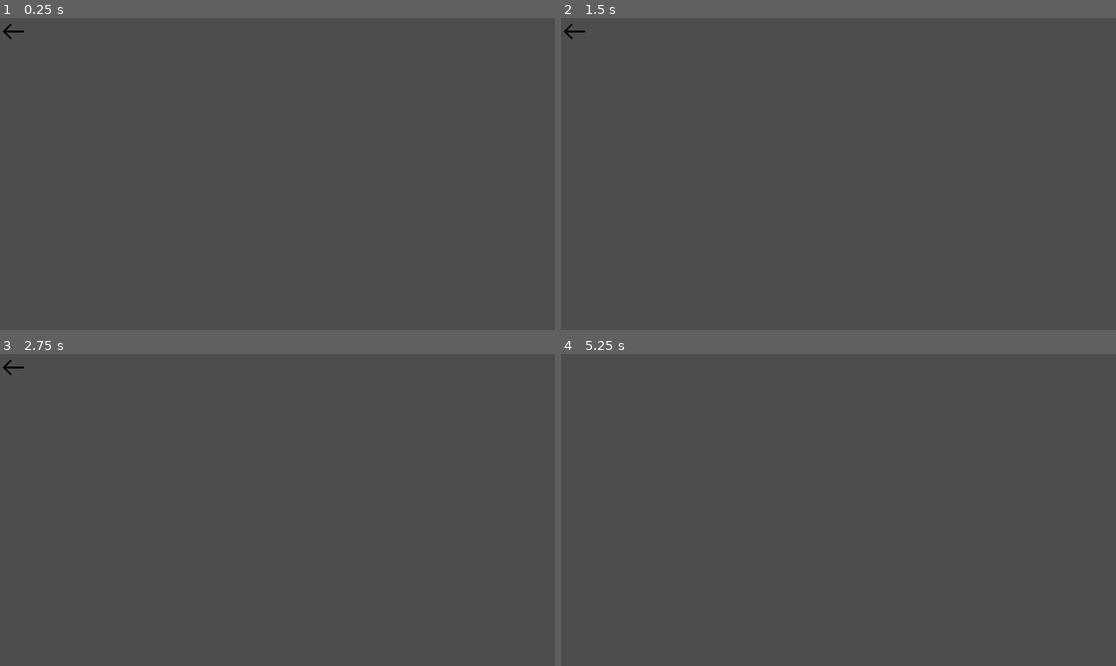
Above: before the commit, frames 1-4 (two rows, left to right).
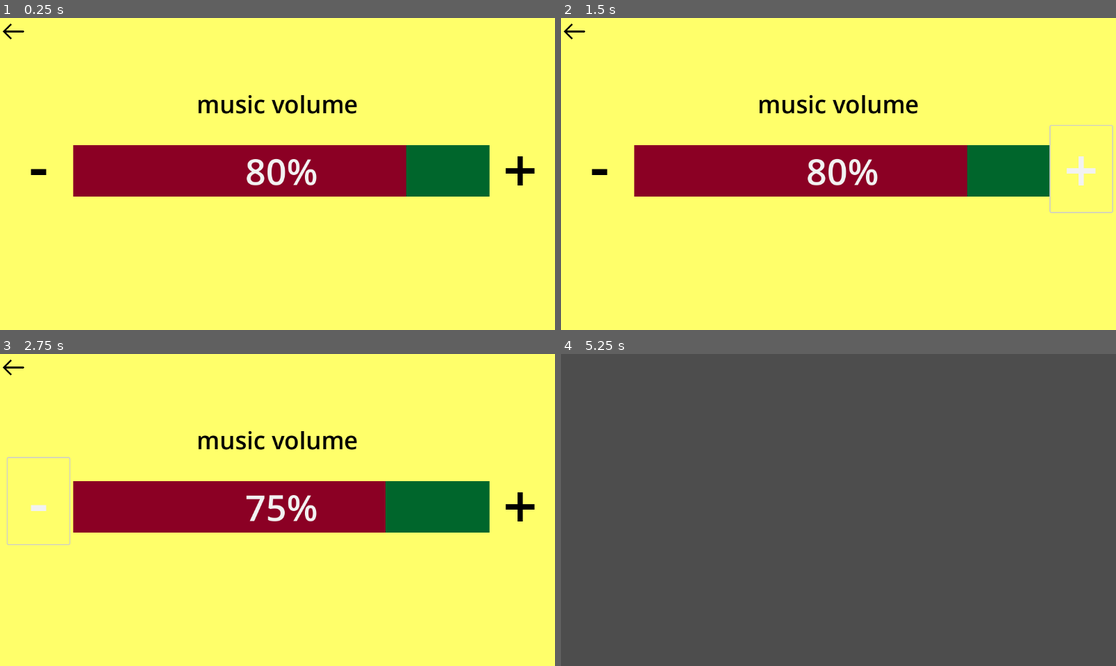
Above: after the commit, the same moments.

Repository: Zapzoop/chritmasgamejam
Game: Godot game, scene res://main_menu/option/option.tscn
Same seed, same stepped clock (60 frames per second), same inputs: the game is played once before the commit and once after it. This scene is started directly instead of the project's main scene. The engine's default icon, where the game draws it, is replaced by a stand-in: a white triangle on a blue panel in a dark square.
Inputs (mouse positions are in pixels of both pictures, inside the frame that each line leads up to):
- Up to frame 1 (0.25 s): no input
- Up to frame 2 (1.5 s): click (599, 164) at 0.5 s, where only the run after the commit has a clickable "-"; click (1082, 167) at 1.25 s, where only the run after the commit has a clickable "+"
- Up to frame 3 (2.75 s): click (38, 500) at 2 s, where only the run after the commit has a clickable "-"
- Up to frame 4 (5.25 s): click (1082, 503) at 2.75 s, where only the run after the commit has a clickable "+"; click (599, 500) at 3.5 s, where only the run after the commit has a clickable "-"; click (1082, 503) at 4.25 s, where only the run after the commit has a clickable "+"; click (572, 366) at 5 s

The runs differ from the first frame. In frame 1, 100% of the frame differs, in the area x 0-100%, y 0-100%; in frame 2, 100%; in frame 3, 100%; in frame 4, nothing differs.

Commit message:
created all

Diff:
--- /dev/null
+++ b/assets/sound/base.gd
@@ -0,0 +1,13 @@
+extends AudioStreamPlayer2D
+
+var play = true
+
+# Called when the node enters the scene tree for the first time.
+func _ready():
+	pass # Replace with function body.
+
+
+# Called every frame. 'delta' is the elapsed time since the previous frame.
+func _process(delta):
+	if playing == false:
+		playing = true
--- /dev/null
+++ b/assets/sound/base.tscn
@@ -0,0 +1,8 @@
+[gd_scene load_steps=3 format=3 uid="uid://c5mpxs5we22y1"]
+
+[ext_resource type="AudioStream" uid="uid://bncbi3ycbieu8" path="res://assets/sound/obbiezzione.mp3" id="1_jycqg"]
+[ext_resource type="Script" path="res://assets/sound/base.gd" id="2_lau8x"]
+
+[node name="base" type="AudioStreamPlayer2D"]
+stream = ExtResource("1_jycqg")
+script = ExtResource("2_lau8x")
--- /dev/null
+++ b/assets/sound/musics.gd
@@ -0,0 +1,18 @@
+extends Node2D
+
+var volume = 0
+
+# Called when the node enters the scene tree for the first time.
+func _ready():
+	pass
+
+# Called every frame. 'delta' is the elapsed time since the previous frame.
+func _process(delta):
+	for x in get_children():
+		if x.playing == false:
+			x.play()
+
+func play():
+	for x in get_children():
+		if x.playing == false:
+			x.play()
--- /dev/null
+++ b/assets/sound/musics.tscn
@@ -0,0 +1,7 @@
+[gd_scene load_steps=2 format=3 uid="uid://b5tfin1hbusy0"]
+
+[ext_resource type="PackedScene" uid="uid://c5mpxs5we22y1" path="res://assets/sound/base.tscn" id="1_hu556"]
+
+[node name="music" type="Node2D"]
+
+[node name="base" parent="." instance=ExtResource("1_hu556")]
--- a/main_menu/option/option.tscn
+++ b/main_menu/option/option.tscn
@@ -1,7 +1,16 @@
-[gd_scene load_steps=3 format=3 uid="uid://b7tk213b5gudl"]
+[gd_scene load_steps=6 format=3 uid="uid://b7tk213b5gudl"]
 
 [ext_resource type="Script" path="res://main_menu/option/option.gd" id="1_ek2sl"]
 [ext_resource type="Texture2D" uid="uid://5h6l2qocg6y4" path="res://assets/icons/back.png" id="2_c5mbi"]
+[ext_resource type="Script" path="res://main_menu/option/volume.gd" id="3_mvdhv"]
+
+[sub_resource type="StyleBoxFlat" id="StyleBoxFlat_ijdtj"]
+bg_color = Color(0, 0.399589, 0.172035, 1)
+
+[sub_resource type="StyleBoxFlat" id="StyleBoxFlat_rb1p0"]
+bg_color = Color(0.546158, 0, 0.143179, 1)
+border_color = Color(3.66997e-07, 0.257058, 0.100851, 1)
+border_blend = true
 
 [node name="Option" type="Control"]
 layout_mode = 3
@@ -13,6 +22,12 @@
 script = ExtResource("1_ek2sl")
 metadata/_edit_use_anchors_ = true
 
+[node name="bg" type="ColorRect" parent="."]
+layout_mode = 0
+offset_right = 1176.0
+offset_bottom = 664.0
+color = Color(1, 1, 0.415686, 1)
+
 [node name="back" type="Button" parent="."]
 layout_mode = 0
 anchor_right = 0.0486111
@@ -22,4 +37,49 @@
 expand_icon = true
 metadata/_edit_use_anchors_ = true
 
+[node name="volume" type="ProgressBar" parent="."]
+layout_mode = 0
+offset_left = 152.0
+offset_top = 264.0
+offset_right = 1016.0
+offset_bottom = 371.0
+theme_override_font_sizes/font_size = 75
+theme_override_styles/background = SubResource("StyleBoxFlat_ijdtj")
+theme_override_styles/fill = SubResource("StyleBoxFlat_rb1p0")
+value = 90.0
+script = ExtResource("3_mvdhv")
+
+[node name="minus" type="Button" parent="volume"]
+layout_mode = 0
+offset_left = -136.0
+offset_top = -48.0
+offset_right = -8.0
+offset_bottom = 131.0
+theme_override_colors/font_color = Color(0, 0, 0, 1)
+theme_override_font_sizes/font_size = 125
+text = "-"
+flat = true
+
+[node name="plus" type="Button" parent="volume"]
+offset_left = 864.0
+offset_top = -40.0
+offset_right = 992.0
+offset_bottom = 139.0
+theme_override_colors/font_color = Color(0, 0, 0, 1)
+theme_override_font_sizes/font_size = 125
+text = "+"
+flat = true
+
+[node name="text" type="RichTextLabel" parent="volume"]
+layout_mode = 0
+offset_left = 256.0
+offset_top = -120.0
+offset_right = 616.0
+offset_bottom = -16.0
+theme_override_colors/default_color = Color(0, 0, 0, 1)
+theme_override_font_sizes/normal_font_size = 50
+text = "music volume"
+
 [connection signal="pressed" from="back" to="." method="_on_back_pressed"]
+[connection signal="pressed" from="volume/minus" to="volume" method="_on_minus_pressed"]
+[connection signal="pressed" from="volume/plus" to="volume" method="_on_plus_pressed"]
--- /dev/null
+++ b/main_menu/option/volume.gd
@@ -0,0 +1,20 @@
+extends ProgressBar
+
+
+# Called when the node enters the scene tree for the first time.
+func _ready():
+	pass # Replace with function body.
+
+
+# Called every frame. 'delta' is the elapsed time since the previous frame.
+func _process(delta):
+	value = $/root/base.volume_db + 80
+
+
+
+func _on_minus_pressed():
+	$/root/base.volume_db -= 5
+
+
+func _on_plus_pressed():
+	$/root/base.volume_db += 5
--- a/project.godot
+++ b/project.godot
@@ -18,6 +18,7 @@
 [autoload]
 
 Global="*res://global/global.gd"
+base="*res://assets/sound/base.tscn"
 
 [input]
 
Not shown, added: assets/sound/obbiezzione.mp3.import
Not shown, added: assets/sound/obbiezzione.mp3
